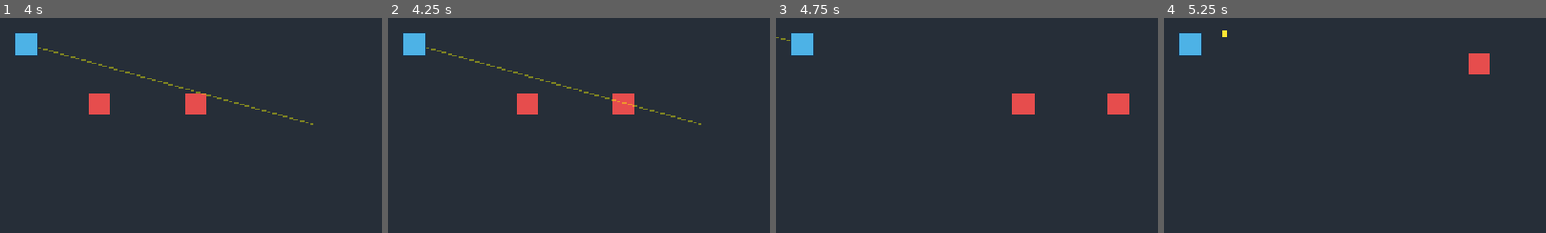
Above: before the commit, frames 1-4 (left to right).
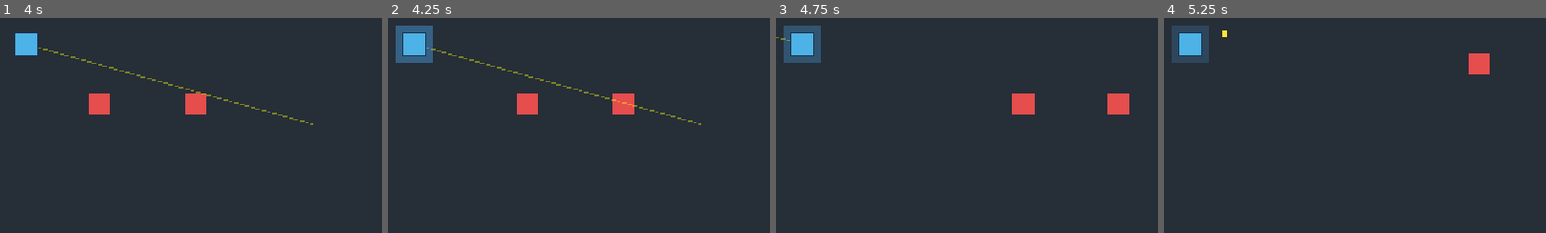
Above: after the commit, the same moments.

Repository: G-reen-vibe/soul-knight-godot
Game: Godot game, scene res://scenes/Main.tscn
Two runs of this game, one before a commit and one after it. Both use one fixed random seed, a clock stepped at 60 frames per second and the inputs below.
Inputs (mouse positions are % of the whole screen's width and height, from its top left):
- Up to frame 1 (4 s): tap Enter at 0.5 s; move the mouse to (72, 45) at 0.52 s; hold D (move_right) 0.53-1.28 s; tap Space (dash) at 0.6, 3.6 s; click (72, 45) at 0.67 s; move the mouse to (30, 55) at 1.27 s; hold S (move_down) 1.28-2.03 s; tap J (shoot) at 1.35 s; move the mouse to (60, 28) at 2.02 s; hold D (move_right) 2.03-2.78 s; hold U (switch_weapon) 2.03-2.78 s; move the mouse to (45, 70) at 2.77 s; hold W (move_up) 2.78-3.53 s; tap Q (use_potion) at 2.85 s; click (45, 70) at 2.92 s; move the mouse to (80, 65) at 3.52 s; hold A (move_left) from 3.53 s (still down)
- Up to frame 2 (4.25 s): keep holding A (move_left); tap K (skill) at 4.15 s
- Up to frame 3 (4.75 s): keep holding A (move_left); move the mouse to (20, 35) at 4.27 s; tap J (shoot) at 4.35 s
- Up to frame 4 (5.25 s): move the mouse to (55, 50) at 5.02 s; release A (move_left) at 5.03 s; hold S (move_down) from 5.03 s (still down); hold U (switch_weapon) from 5.03 s (still down); click (55, 50) at 5.17 s
The pictures show only the part of the screen within x 47-97%, y 44-94%; the shares and areas given below are measured in that part.

Frame 1 is identical in both runs. In frame 2, 1.0% of the frame differs, in the area x 2-12%, y 3-21%; in frame 3, 1.0%; in frame 4, 1.0%.

Commit message:
Add 5 playable characters (Knight, Wizard, Rogue, Alchemist, Engineer) with unique skills; 5/5 character tests pass

Diff:
--- /dev/null
+++ b/data/characters/alchemist.tres
@@ -0,0 +1,19 @@
+[gd_resource type="Resource" script_class="CharacterData" load_steps=2 format=3]
+
+[ext_resource type="Script" path="res://scripts/player/CharacterData.gd" id="1"]
+
+[resource]
+script = ExtResource("1")
+id = &"alchemist"
+display_name = "Alchemist"
+description = "Area denial specialist with a poison cloud skill."
+max_hp = 5
+max_armor = 0
+max_energy = 110
+energy_regen = 22.0
+move_speed = 220.0
+skill_cooldown = 7.0
+skill_description = "Poison Cloud: drops a damaging cloud for 4 seconds."
+starting_weapon_id = &"pistol"
+body_color = Color(0.7, 0.9, 0.3, 1)
+skill_script_path = "res://scripts/player/skills/SkillAlchemist.gd"
--- /dev/null
+++ b/data/characters/engineer.tres
@@ -0,0 +1,19 @@
+[gd_resource type="Resource" script_class="CharacterData" load_steps=2 format=3]
+
+[ext_resource type="Script" path="res://scripts/player/CharacterData.gd" id="1"]
+
+[resource]
+script = ExtResource("1")
+id = &"engineer"
+display_name = "Engineer"
+description = "Defensive specialist who deploys turrets."
+max_hp = 6
+max_armor = 0
+max_energy = 100
+energy_regen = 25.0
+move_speed = 220.0
+skill_cooldown = 10.0
+skill_description = "Turret: deploys an auto-targeting turret for 8 seconds."
+starting_weapon_id = &"pistol"
+body_color = Color(0.8, 0.7, 0.3, 1)
+skill_script_path = "res://scripts/player/skills/SkillEngineer.gd"
--- /dev/null
+++ b/data/characters/knight.tres
@@ -0,0 +1,19 @@
+[gd_resource type="Resource" script_class="CharacterData" load_steps=2 format=3]
+
+[ext_resource type="Script" path="res://scripts/player/CharacterData.gd" id="1"]
+
+[resource]
+script = ExtResource("1")
+id = &"knight"
+display_name = "Knight"
+description = "A balanced fighter with a defensive shield skill."
+max_hp = 6
+max_armor = 0
+max_energy = 100
+energy_regen = 25.0
+move_speed = 240.0
+skill_cooldown = 6.0
+skill_description = "Shield: 2s of invulnerability + 50% speed boost."
+starting_weapon_id = &"pistol"
+body_color = Color(0.3, 0.7, 0.9, 1)
+skill_script_path = "res://scripts/player/skills/SkillKnight.gd"
--- /dev/null
+++ b/data/characters/rogue.tres
@@ -0,0 +1,19 @@
+[gd_resource type="Resource" script_class="CharacterData" load_steps=2 format=3]
+
+[ext_resource type="Script" path="res://scripts/player/CharacterData.gd" id="1"]
+
+[resource]
+script = ExtResource("1")
+id = &"rogue"
+display_name = "Rogue"
+description = "Mobile assassin with a blink skill."
+max_hp = 5
+max_armor = 0
+max_energy = 100
+energy_regen = 28.0
+move_speed = 270.0
+skill_cooldown = 3.0
+skill_description = "Blink: teleport a short distance in aim direction."
+starting_weapon_id = &"pistol"
+body_color = Color(0.3, 0.9, 0.5, 1)
+skill_script_path = "res://scripts/player/skills/SkillRogue.gd"
--- /dev/null
+++ b/data/characters/wizard.tres
@@ -0,0 +1,19 @@
+[gd_resource type="Resource" script_class="CharacterData" load_steps=2 format=3]
+
+[ext_resource type="Script" path="res://scripts/player/CharacterData.gd" id="1"]
+
+[resource]
+script = ExtResource("1")
+id = &"wizard"
+display_name = "Wizard"
+description = "Glass cannon with a powerful AoE skill."
+max_hp = 4
+max_armor = 0
+max_energy = 120
+energy_regen = 30.0
+move_speed = 230.0
+skill_cooldown = 5.0
+skill_description = "Fireball Ring: releases 12 fireballs in all directions."
+starting_weapon_id = &"pistol"
+body_color = Color(0.8, 0.4, 0.9, 1)
+skill_script_path = "res://scripts/player/skills/SkillWizard.gd"
--- /dev/null
+++ b/scenes/tests/CharacterTests.tscn
@@ -0,0 +1,8 @@
+[gd_scene load_steps=3 format=3 uid="uid://btestchar001"]
+
+[ext_resource type="PackedScene" uid="uid://btestplayer001" path="res://scenes/tests/TestPlayerArena.tscn" id="1"]
+[ext_resource type="Script" path="res://scripts/tests/CharacterTestRunner.gd" id="2"]
+
+[node name="CharacterTests" instance=ExtResource("1")]
+script = ExtResource("2")
+auto_quit = true
--- /dev/null
+++ b/scripts/player/CharacterData.gd
@@ -0,0 +1,17 @@
+extends Resource
+class_name CharacterData
+## Static data describing a playable character.
+
+@export var id: StringName = &"knight"
+@export var display_name: String = "Knight"
+@export var description: String = "A balanced fighter."
+@export var max_hp: int = 5
+@export var max_armor: int = 0
+@export var max_energy: int = 100
+@export var energy_regen: float = 25.0
+@export var move_speed: float = 240.0
+@export var skill_cooldown: float = 6.0
+@export var skill_description: String = "Default skill"
+@export var starting_weapon_id: StringName = &"pistol"
+@export var body_color: Color = Color(0.3, 0.7, 0.9, 1.0)
+@export var skill_script_path: String = ""  # path to a GDScript with activate_skill(player) method
--- a/scripts/player/Player.gd
+++ b/scripts/player/Player.gd
@@ -31,6 +31,7 @@
 @export var potions: int = 1
 @export var potion_heal_amount: int = 3
 @export var starting_weapons: Array[WeaponData] = []
+@export var character_data: CharacterData = null
 
 # ----- Internal state -----
 var _health: HealthComponent
@@ -66,6 +67,7 @@
 # Skill handler (set by character subclass)
 var _skill_handler: Node = null
 var _test_aim_override: Vector2 = Vector2.ZERO  # if non-zero, forces aim direction (for testing)
+var _pending_body_color: Color = Color(0.3, 0.7, 0.9, 1.0)
 
 # Public read-only
 var coins: int = 0
@@ -73,6 +75,8 @@
 func _ready() -> void:
         _health = $HealthComponent
         _hurtbox = $Hurtbox
+        # Apply character data if available
+        _apply_character_data()
         _health.max_hp = max_hp
         _health.max_armor = max_armor
         _health.invuln_time = invuln_after_hit
@@ -104,6 +108,39 @@
         potions = Global.carry_potions
         _refresh_ui_signals()
 
+func _apply_character_data() -> void:
+        if character_data == null:
+                # Try to load from Global
+                var path := "res://data/characters/%s.tres" % Global.current_character_id
+                character_data = load(path) as CharacterData
+        if character_data == null:
+                # Default to knight
+                character_data = load("res://data/characters/knight.tres") as CharacterData
+        if character_data == null:
+                return
+        max_hp = character_data.max_hp
+        max_armor = character_data.max_armor
+        max_energy = character_data.max_energy
+        energy_regen = character_data.energy_regen
+        move_speed = character_data.move_speed
+        potions = 1
+        # Set skill handler
+        if character_data.skill_script_path != "":
+                var script := load(character_data.skill_script_path)
+                if script:
+                        _skill_handler = Node.new()
+                        _skill_handler.set_script(script)
+                        add_child(_skill_handler)
+                        set_skill_cooldown(character_data.skill_cooldown)
+        # Set body color (after _setup_visuals runs)
+        # We'll apply this in _setup_visuals via a flag
+        _pending_body_color = character_data.body_color
+        # Set starting weapon if not overridden
+        if starting_weapons.is_empty():
+                var w := load("res://data/weapons/%s.tres" % character_data.starting_weapon_id) as WeaponData
+                if w:
+                        starting_weapons = [w]
+
 func _refresh_ui_signals() -> void:
         emit_signal("hp_changed", _health.current_hp, _health.max_hp)
         emit_signal("armor_changed", _health.current_armor, _health.max_armor)
@@ -130,7 +167,7 @@
 # ----- Visuals -----
 func _setup_visuals() -> void:
         _sprite = ColorRect.new()
-        _sprite.color = Color(0.3, 0.7, 0.9, 1.0)
+        _sprite.color = _pending_body_color
         _sprite.size = Vector2(36, 36)
         _sprite.position = Vector2(-18, -18)
         _sprite.z_index = 5
--- /dev/null
+++ b/scripts/player/skills/SkillAlchemist.gd
@@ -0,0 +1,57 @@
+extends Node
+class_name SkillAlchemist
+## Alchemist's skill: drops a poison bomb that damages enemies in an area over time.
+
+const POISON_RADIUS: float = 130.0
+const POISON_DURATION: float = 4.0
+const POISON_TICK: float = 0.5
+const POISON_DAMAGE_PER_TICK: int = 1
+
+func activate_skill(player: Player) -> void:
+        # Drop a poison cloud at player's position
+        var cloud := Node2D.new()
+        cloud.global_position = player.global_position
+        player.get_tree().current_scene.add_child(cloud)
+        # Visual
+        var vis := ColorRect.new()
+        vis.color = Color(0.4, 0.9, 0.3, 0.35)
+        vis.size = Vector2(POISON_RADIUS * 2, POISON_RADIUS * 2)
+        vis.position = Vector2(-POISON_RADIUS, -POISON_RADIUS)
+        vis.z_index = 3
+        cloud.add_child(vis)
+        # Mark cloud with a meta so we can find it in tests
+        cloud.set_meta("is_poison_cloud", true)
+        # Damage tick loop using a Timer
+        var timer_node := Timer.new()
+        timer_node.wait_time = POISON_TICK
+        timer_node.autostart = true
+        cloud.add_child(timer_node)
+        var time_elapsed: float = 0.0
+        while time_elapsed < POISON_DURATION and is_instance_valid(cloud):
+                await player.get_tree().create_timer(POISON_TICK).timeout
+                time_elapsed += POISON_TICK
+                if is_instance_valid(cloud):
+                        _apply_damage(cloud.global_position)
+        # Fade out
+        if is_instance_valid(cloud):
+                var tw := player.get_tree().create_tween()
+                tw.tween_property(vis, "modulate:a", 0.0, 0.5)
+                tw.tween_callback(cloud.queue_free)
+
+func _apply_damage(center: Vector2) -> void:
+        var enemies := player_get_enemies()
+        for enemy in enemies:
+                if not is_instance_valid(enemy):
+                        continue
+                var dist: float = enemy.global_position.distance_to(center)
+                if dist <= POISON_RADIUS:
+                        var health_comp = enemy.get("_health")
+                        if health_comp is HealthComponent:
+                                health_comp.take_damage(POISON_DAMAGE_PER_TICK)
+
+func player_get_enemies() -> Array:
+        # Helper to get all enemies in the scene
+        var scene := Engine.get_main_loop() as SceneTree
+        if scene == null:
+                return []
+        return scene.current_scene.get_tree().get_nodes_in_group("enemy")
--- /dev/null
+++ b/scripts/player/skills/SkillEngineer.gd
@@ -0,0 +1,71 @@
+extends Node
+class_name SkillEngineer
+## Engineer's skill: deploys a temporary turret that fires at enemies.
+
+const TURRET_DURATION: float = 8.0
+const TURRET_FIRE_RATE: float = 3.0
+const TURRET_DAMAGE: int = 1
+const TURRET_RANGE: float = 350.0
+const TURRET_PROJ_SPEED: float = 600.0
+
+func activate_skill(player: Player) -> void:
+        var turret := Node2D.new()
+        turret.global_position = player.global_position + Vector2(40, 0)
+        player.get_tree().current_scene.add_child(turret)
+        turret.set_meta("is_turret", true)
+        # Visual
+        var body := ColorRect.new()
+        body.color = Color(0.7, 0.7, 0.7, 1.0)
+        body.size = Vector2(28, 28)
+        body.position = Vector2(-14, -14)
+        body.z_index = 5
+        turret.add_child(body)
+        var barrel := ColorRect.new()
+        barrel.color = Color(0.3, 0.3, 0.3, 1.0)
+        barrel.size = Vector2(20, 6)
+        barrel.position = Vector2(0, -3)
+        barrel.z_index = 6
+        turret.add_child(barrel)
+        # Turret behavior
+        var timer: float = 0.0
+        var fire_timer: float = 0.0
+        var tick: float = 0.1
+        while timer < TURRET_DURATION and is_instance_valid(turret):
+                await player.get_tree().create_timer(tick).timeout
+                timer += tick
+                fire_timer += tick
+                if fire_timer >= 1.0 / TURRET_FIRE_RATE:
+                        fire_timer = 0.0
+                        _fire_at_nearest_enemy(turret)
+        # Fade out
+        if is_instance_valid(turret):
+                var tw := player.get_tree().create_tween()
+                tw.tween_property(turret, "modulate:a", 0.0, 0.5)
+                tw.tween_callback(turret.queue_free)
+
+func _fire_at_nearest_enemy(turret: Node2D) -> void:
+        var enemies := turret.get_tree().get_nodes_in_group("enemy")
+        var nearest: Node2D = null
+        var min_dist: float = TURRET_RANGE
+        for e in enemies:
+                if not is_instance_valid(e):
+                        continue
+                var d: float = e.global_position.distance_to(turret.global_position)
+                if d < min_dist:
+                        min_dist = d
+                        nearest = e
+        if nearest == null:
+                return
+        var dir: Vector2 = (nearest.global_position - turret.global_position).normalized()
+        var scene := load("res://scenes/projectiles/Projectile.tscn")
+        var proj := scene.instantiate() as Projectile
+        turret.get_tree().current_scene.add_child(proj)
+        proj.global_position = turret.global_position + dir * 20.0
+        var w := WeaponData.new()
+        w.damage = TURRET_DAMAGE
+        w.projectile_speed = TURRET_PROJ_SPEED
+        w.projectile_range = TURRET_RANGE
+        w.projectile_color = Color(0.6, 0.9, 1.0, 1)
+        w.projectile_radius = 4.0
+        w.knockback = 20.0
+        proj.setup(w, dir, &"player")
--- /dev/null
+++ b/scripts/player/skills/SkillKnight.gd
@@ -0,0 +1,25 @@
+extends Node
+class_name SkillKnight
+## Knight's skill: temporary shield (invulnerability + speed boost) for 2s.
+
+func activate_skill(player: Player) -> void:
+	var health: HealthComponent = player._health
+	health.invuln_timer = 2.0
+	var orig_speed := player.move_speed
+	player.move_speed *= 1.5
+	# Visual effect: blue aura
+	_spawn_aura(player, Color(0.3, 0.7, 1.0, 0.4))
+	await player.get_tree().create_timer(2.0).timeout
+	if is_instance_valid(player):
+		player.move_speed = orig_speed
+
+func _spawn_aura(player: Player, color: Color) -> void:
+	var aura := ColorRect.new()
+	aura.color = color
+	aura.size = Vector2(60, 60)
+	aura.position = Vector2(-30, -30)
+	aura.z_index = 3
+	player.add_child(aura)
+	var tw := player.get_tree().create_tween()
+	tw.tween_property(aura, "modulate:a", 0.0, 2.0)
+	tw.tween_callback(aura.queue_free)
--- /dev/null
+++ b/scripts/player/skills/SkillRogue.gd
@@ -0,0 +1,28 @@
+extends Node
+class_name SkillRogue
+## Rogue's skill: blink (teleport) a short distance in the aim direction.
+
+const BLINK_DISTANCE: float = 220.0
+
+func activate_skill(player: Player) -> void:
+	# Save current position for visual
+	var old_pos := player.global_position
+	# Teleport
+	var dir := player._aim_dir
+	player.global_position += dir * BLINK_DISTANCE
+	# Brief invuln
+	player._health.invuln_timer = 0.4
+	# Visual: trail from old to new
+	_spawn_trail(player, old_pos, player.global_position)
+
+func _spawn_trail(player: Player, from: Vector2, to: Vector2) -> void:
+	var trail := Line2D.new()
+	trail.width = 8.0
+	trail.default_color = Color(0.7, 0.4, 1.0, 0.8)
+	trail.z_index = 4
+	trail.add_point(from)
+	trail.add_point(to)
+	player.get_tree().current_scene.add_child(trail)
+	var tw := player.get_tree().create_tween()
+	tw.tween_property(trail, "modulate:a", 0.0, 0.3)
+	tw.tween_callback(trail.queue_free)
--- /dev/null
+++ b/scripts/player/skills/SkillWizard.gd
@@ -0,0 +1,29 @@
+extends Node
+class_name SkillWizard
+## Wizard's skill: releases a ring of fireballs in all directions.
+
+const FIREBALL_COUNT: int = 12
+const FIREBALL_SPEED: float = 400.0
+const FIREBALL_DAMAGE: int = 2
+const FIREBALL_RANGE: float = 350.0
+
+func activate_skill(player: Player) -> void:
+	# Spawn fireballs in a circle
+	var scene := load("res://scenes/projectiles/Projectile.tscn")
+	var w := WeaponData.new()
+	w.damage = FIREBALL_DAMAGE
+	w.projectile_speed = FIREBALL_SPEED
+	w.projectile_range = FIREBALL_RANGE
+	w.projectile_color = Color(1, 0.4, 0.2, 1)
+	w.projectile_radius = 6.0
+	w.knockback = 50.0
+	w.pierce = 1
+	for i in range(FIREBALL_COUNT):
+		var angle := (float(i) / float(FIREBALL_COUNT)) * TAU
+		var dir := Vector2(cos(angle), sin(angle))
+		var proj := scene.instantiate() as Projectile
+		player.get_tree().current_scene.add_child(proj)
+		proj.global_position = player.global_position
+		proj.setup(w, dir, &"player")
+	# Brief invuln during cast
+	player._health.invuln_timer = 0.5
--- /dev/null
+++ b/scripts/tests/CharacterTestRunner.gd
@@ -0,0 +1,140 @@
+extends Node2D
+class_name CharacterTestRunner
+## Tests that each character's skill activates correctly.
+
+@export var auto_quit: bool = true
+
+var _test_results: Array = []
+var _player: Player
+var _test_step: int = 0
+var _step_timer: float = 0.0
+var _character_ids: Array = ["knight", "wizard", "rogue", "alchemist", "engineer"]
+var _current_idx: int = 0
+
+func _ready() -> void:
+        print("[CharacterTestRunner] Booting character tests...")
+        await get_tree().process_frame
+        _player = get_node_or_null("Player") as Player
+        if _player == null:
+                print("FAIL: Player not found")
+                _finish()
+                return
+        _player.add_to_group("player")
+        _step_timer = 0.5
+        set_process(true)
+
+func _process(delta: float) -> void:
+        if _step_timer > 0.0:
+                _step_timer -= delta
+                if _step_timer <= 0.0:
+                        _run_next_step()
+
+func _run_next_step() -> void:
+        if _current_idx >= _character_ids.size():
+                _finish()
+                return
+        _test_current_character()
+
+func _test_current_character() -> void:
+        var char_id: String = _character_ids[_current_idx]
+        var path := "res://data/characters/%s.tres" % char_id
+        var char_data := load(path) as CharacterData
+        if char_data == null:
+                _log(false, "Could not load character: %s" % char_id)
+                _advance()
+                return
+        # Apply character data
+        _player.character_data = char_data
+        _player._apply_character_data()
+        # Verify skill handler is set
+        if _player._skill_handler == null:
+                _log(false, "%s: skill handler not set" % char_data.display_name)
+                _advance()
+                return
+        # Get pre-skill state
+        var hp_before := _player._health.current_hp
+        var pos_before := _player.global_position
+        # Activate skill
+        _player._activate_skill()
+        await get_tree().create_timer(0.5).timeout
+        # Check that the skill produced some effect
+        var skill_effect_detected := _detect_skill_effect(char_id, hp_before, pos_before)
+        if skill_effect_detected:
+                _log(true, "%s: skill activated with effect" % char_data.display_name)
+        else:
+                _log(false, "%s: skill did not produce an effect" % char_data.display_name)
+        # Wait for skill to finish
+        await get_tree().create_timer(3.0).timeout
+        _advance()
+
+func _detect_skill_effect(char_id: String, hp_before: int, pos_before: Vector2) -> bool:
+        match char_id:
+                "knight":
+                        # Knight gets invuln
+                        return _player._health.invuln_timer > 0.5
+                "wizard":
+                        # Wizard spawns projectiles - check scene for projectiles
+                        return _count_projectiles() > 5
+                "rogue":
+                        # Rogue moves (teleports)
+                        return _player.global_position.distance_to(pos_before) > 50.0
+                "alchemist":
+                        # Alchemist spawns a poison cloud (a Node2D with a ColorRect child)
+                        return _count_clouds() >= 1
+                "engineer":
+                        # Engineer spawns a turret
+                        return _count_turrets() >= 1
+        return false
+
+func _count_projectiles() -> int:
+        var count := 0
+        if get_tree().current_scene == null:
+                return 0
+        for child in get_tree().current_scene.get_children():
+                if child is Projectile:
+                        count += 1
+        return count
+
+func _count_clouds() -> int:
+        # Look for nodes with the "is_poison_cloud" meta
+        var count := 0
+        if get_tree().current_scene == null:
+                return 0
+        for child in get_tree().current_scene.get_children():
+                if child is Node2D and child.has_meta("is_poison_cloud"):
+                        count += 1
+        return count
+
+func _count_turrets() -> int:
+        # Look for nodes with the "is_turret" meta
+        var count := 0
+        if get_tree().current_scene == null:
+                return 0
+        for child in get_tree().current_scene.get_children():
+                if child is Node2D and child.has_meta("is_turret"):
+                        count += 1
+        return count
+
+func _advance() -> void:
+        _current_idx += 1
+        _step_timer = 0.3
+
+func _log(passed: bool, msg: String) -> void:
+        var status := "PASS" if passed else "FAIL"
+        print("[%s] %s" % [status, msg])
+        _test_results.append({"passed": passed, "msg": msg})
+
+func _finish() -> void:
+        set_process(false)
+        var passed := 0
+        var failed := 0
+        for r in _test_results:
+                if r.passed:
+                        passed += 1
+                else:
+                        failed += 1
+        print("---")
+        print("Test results: %d passed, %d failed" % [passed, failed])
+        if auto_quit:
+                await get_tree().create_timer(1.0).timeout
+                get_tree().quit(0 if failed == 0 else 1)
Not shown, added: scripts/player/CharacterData.gd.uid
Not shown, added: scripts/player/skills/SkillAlchemist.gd.uid
Not shown, added: scripts/player/skills/SkillEngineer.gd.uid
Not shown, added: scripts/player/skills/SkillKnight.gd.uid
Not shown, added: scripts/player/skills/SkillRogue.gd.uid
Not shown, added: scripts/player/skills/SkillWizard.gd.uid
